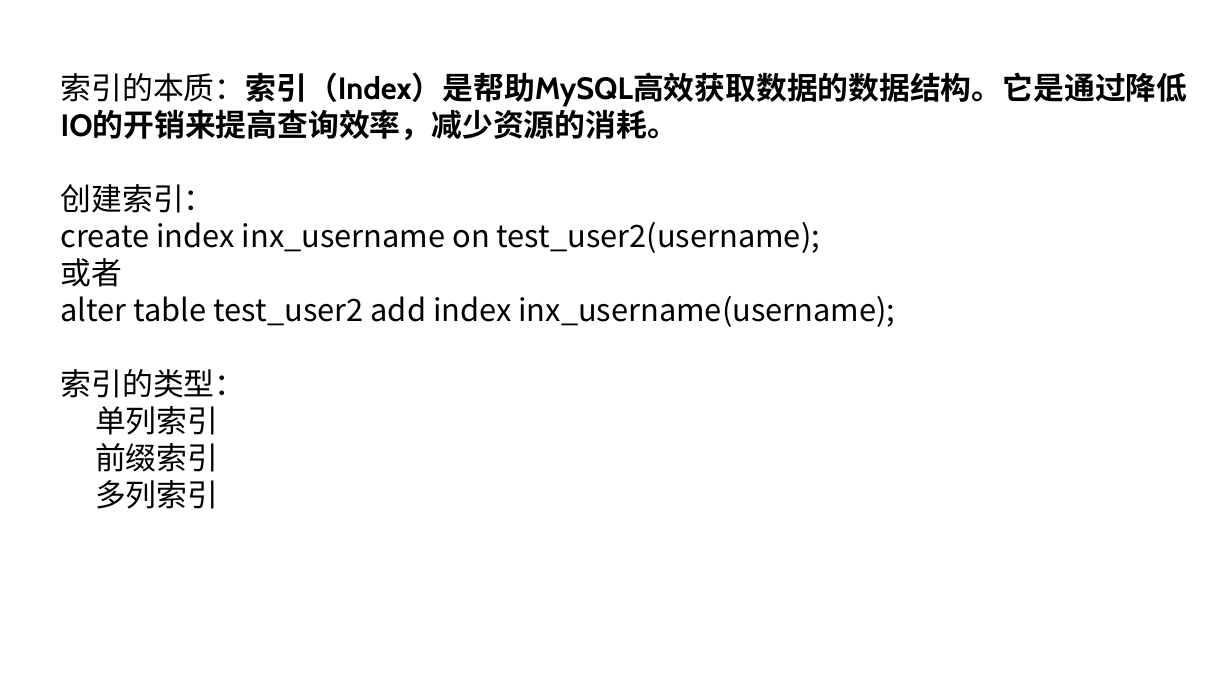
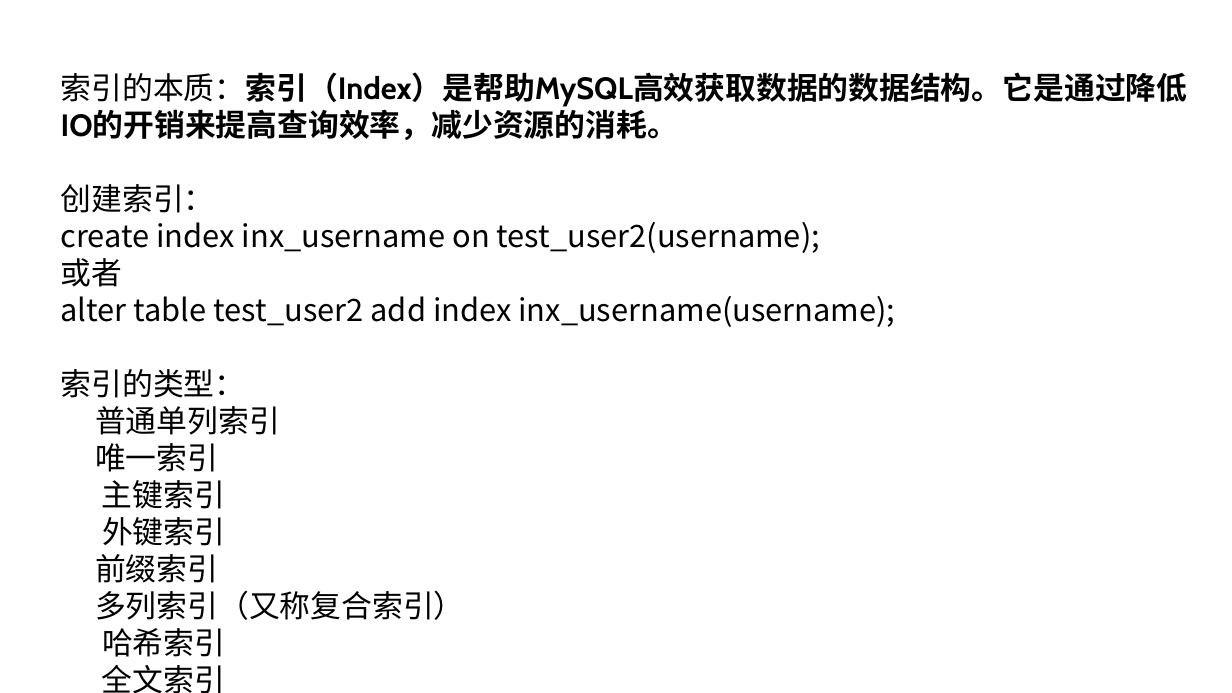
Before and after one commit to ronghuaihai/sharefiles, a slide deck: slide 20 of 数据库演示.pptx (slide 23 before the commit). Drawn at 1232x693 pixels with LibreOffice and Linux fonts; fonts in the diff are those of the drawing; background and template pictures are left out. Boxes give left, top, right and bottom in pixels: in the first picture for what was removed or moved away, otherwise in the second. Text is boxed around its words. In the diff, an @@ line names an element or a change of style, - is before the commit and + after.

```diff
--- a/数据库演示.pptx
+++ b/数据库演示.pptx
@@ text at (95,406,280,546): text changed @@
-单列索引
+普通单列索引
+唯一索引
+主键索引
+外键索引
@@ text at (95,590,465,693): text changed @@
-多列索引
+多列索引（又称复合索引）
+哈希索引
+全文索引
```
Also in this commit, not shown: 14 other slides changed, 8 slides added, 2 slides removed, 3 other files.
